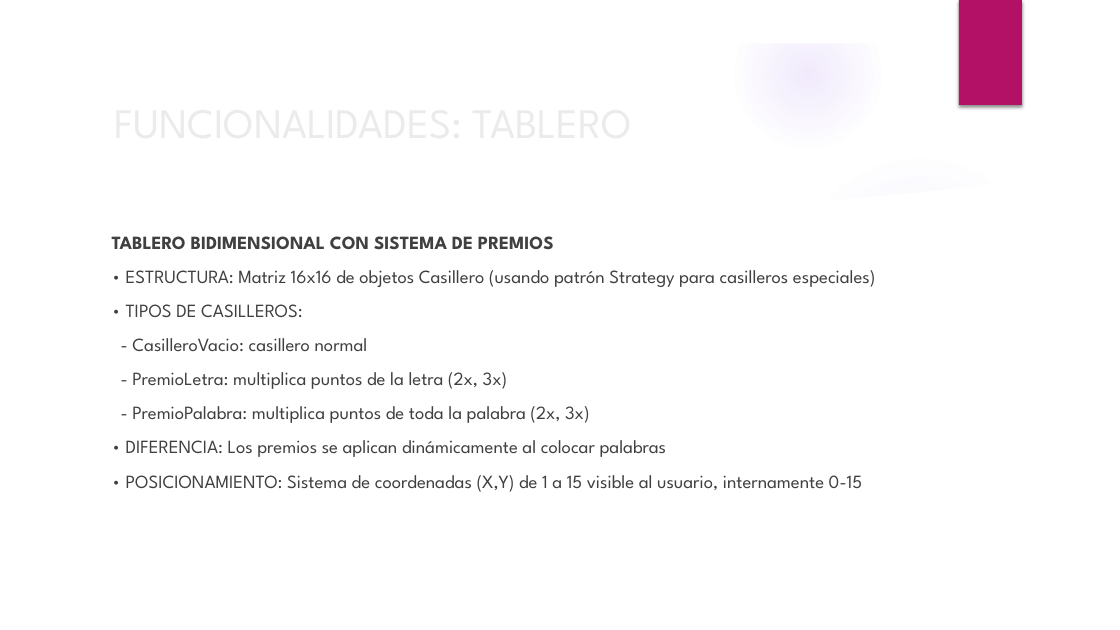
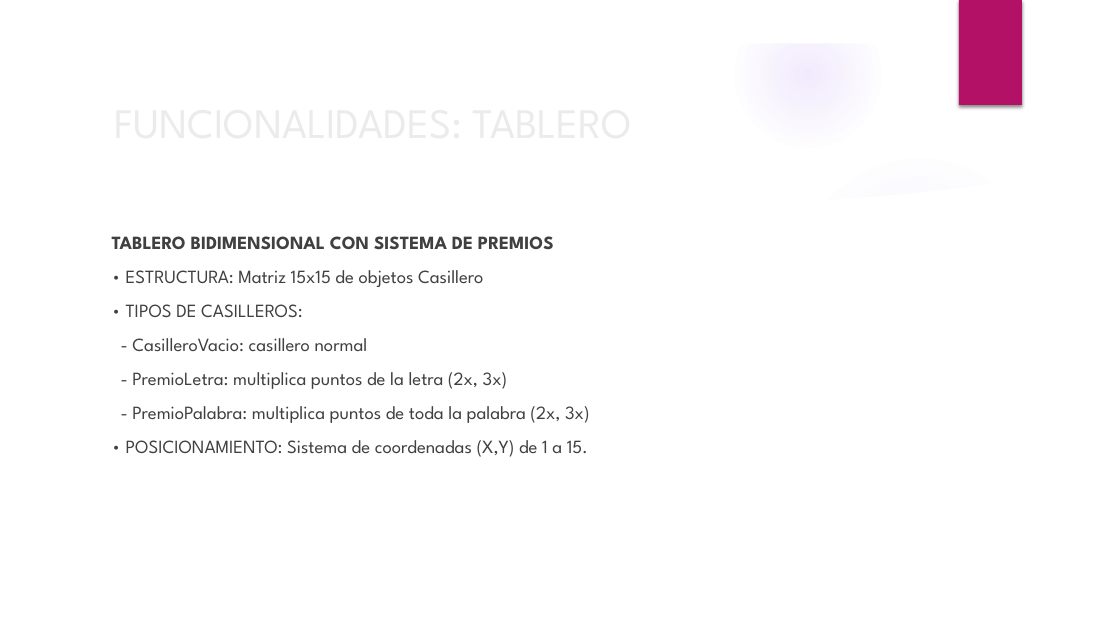
Before and after one commit to BinaryJuan/scrabble-poo, a slide deck: slide 40 of SCRABBLE.pptx (slide 38 before the commit). Drawn at 1120x630 pixels with LibreOffice and Linux fonts; fonts in the diff are those of the drawing; background and template pictures are left out. Boxes give left, top, right and bottom in pixels: in the first picture for what was removed or moved away, otherwise in the second. Text is boxed around its words. In the diff, an @@ line names an element or a change of style, - is before the commit and + after.

```diff
--- a/SCRABBLE.pptx
+++ b/SCRABBLE.pptx
@@ text at [126,270,483,287]: text changed @@
-• ESTRUCTURA: Matriz 16x16 de objetos Casillero (usando patrón Strategy para casilleros especiales)
+• ESTRUCTURA: Matriz 15x15 de objetos Casillero
@@ text at [126,440,588,457]: text changed @@
-• DIFERENCIA: Los premios se aplican dinámicamente al colocar palabras
-• POSICIONAMIENTO: Sistema de coordenadas (X,Y) de 1 a 15 visible al usuario, internamente 0-15
+• POSICIONAMIENTO: Sistema de coordenadas (X,Y) de 1 a 15.
```
Also in this commit, not shown: 12 other slides changed, 3 slides added, 1 slide removed, 3 other files.
